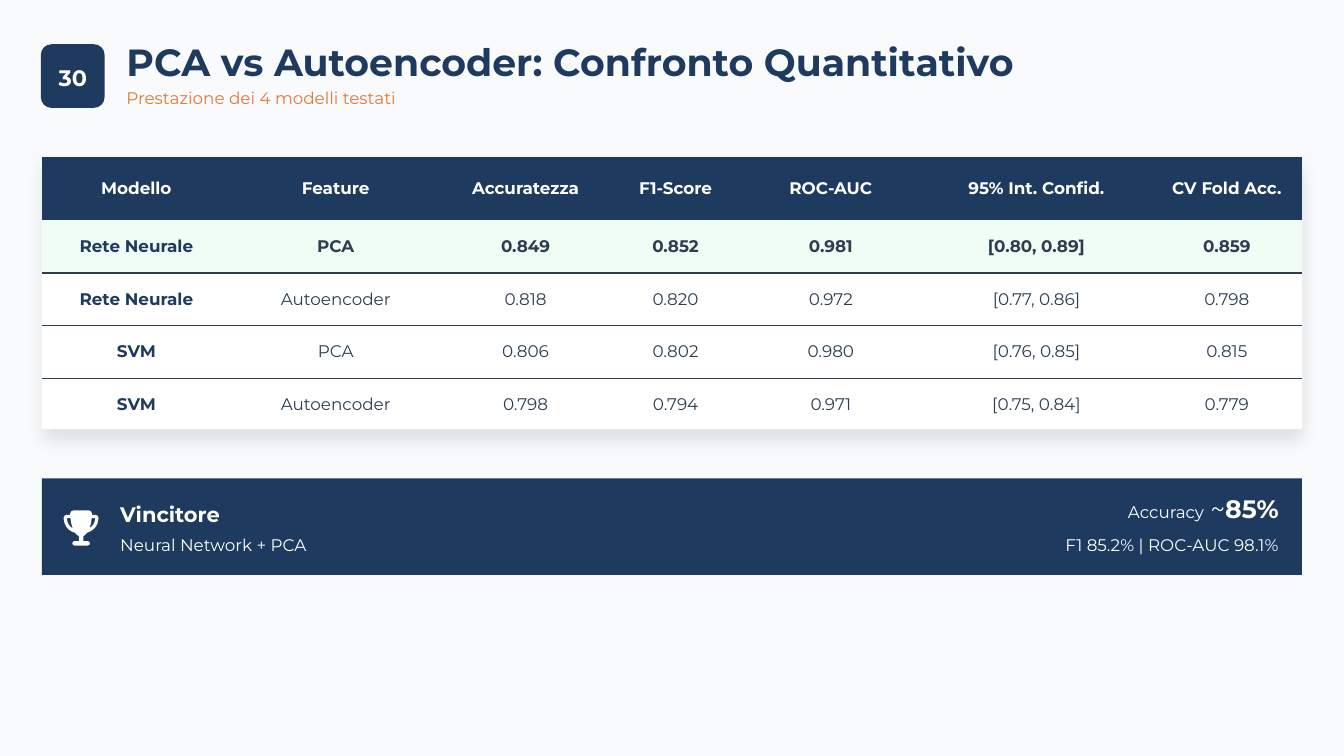
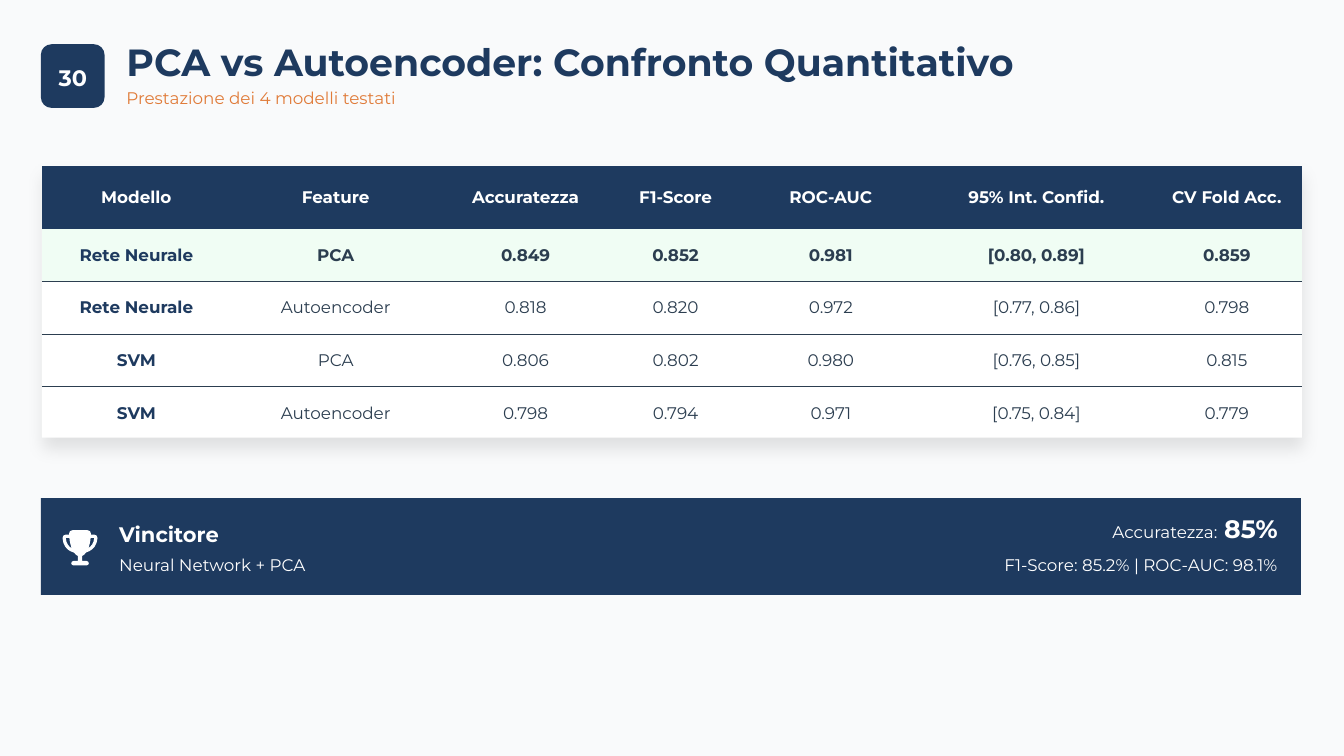
Before and after one commit to carrieroroberto/face-recognition-dimensionality-reduction, a slide deck: slide 32 of results/presentation/Carriero, Leone - Analisi Comparativa per Riduzione Dimensionale, Approccio Lineare e Non-Lineare per Riconoscimento e Verifica Facciale.pptx. Drawn at 1344x756 pixels with LibreOffice and Linux fonts; fonts in the diff are those of the drawing. Boxes give left, top, right and bottom in pixels: in the first picture for what was removed or moved away, otherwise in the second. Text is boxed around its words. In the diff, an @@ line names an element or a change of style, - is before the commit and + after.

```diff
--- a/results/presentation/Carriero, Leone - Analisi Comparativa per Riduzione Dimensionale, Approccio Lineare e Non-Lineare per Riconoscimento e Verifica Facciale.pptx
+++ b/results/presentation/Carriero, Leone - Analisi Comparativa per Riduzione Dimensionale, Approccio Lineare e Non-Lineare per Riconoscimento e Verifica Facciale.pptx
@@ table: place and size @@
-table at (42,157,1303,432)
+table at (42,165,1303,440)
@@ freeform shape: place and size @@
-freeform shape at (42,157,1303,430)
+freeform shape at (42,165,1303,438)
@@ 2 texts, 2 freeform shapes: place and size @@
-2 texts, 2 freeform shapes at (42,479,1303,576)
+2 texts, 2 freeform shapes at (41,498,1302,595)
@@ text at (1112,520,1277,539): text changed @@
-Accuracy ~85%
+Accuratezza: 85%
@@ text at (1004,559,1277,571): text changed @@
-F1 85.2% | ROC-AUC 98.1%
+F1-Score: 85.2% | ROC-AUC: 98.1%
```
Also in this commit, not shown: 43 other slides changed, 1 other file.
